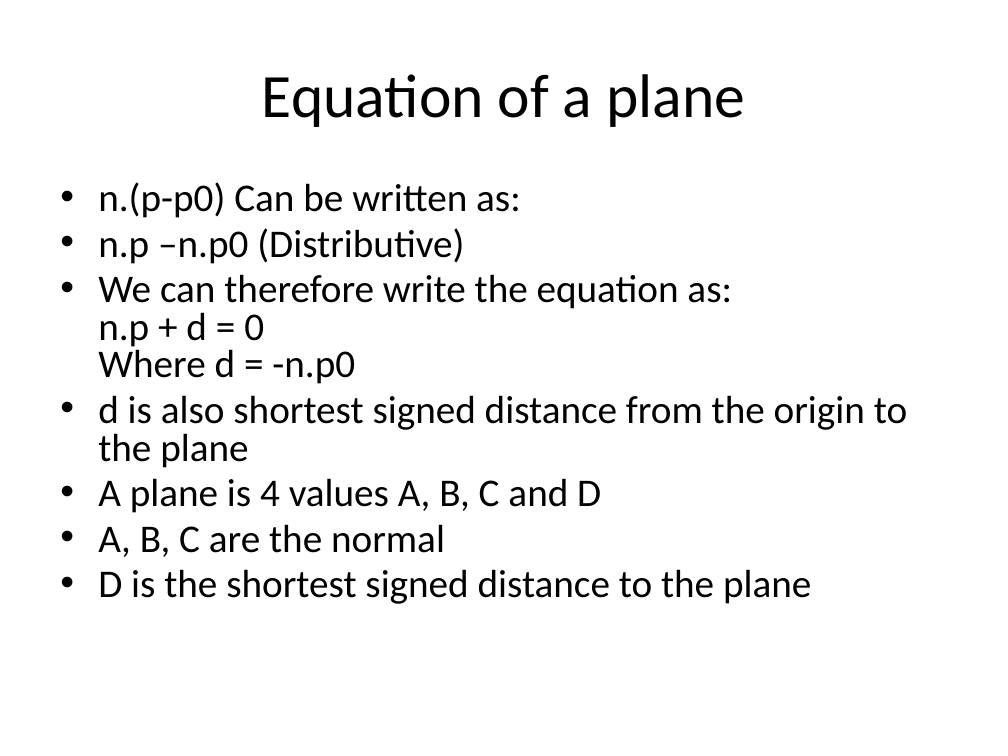
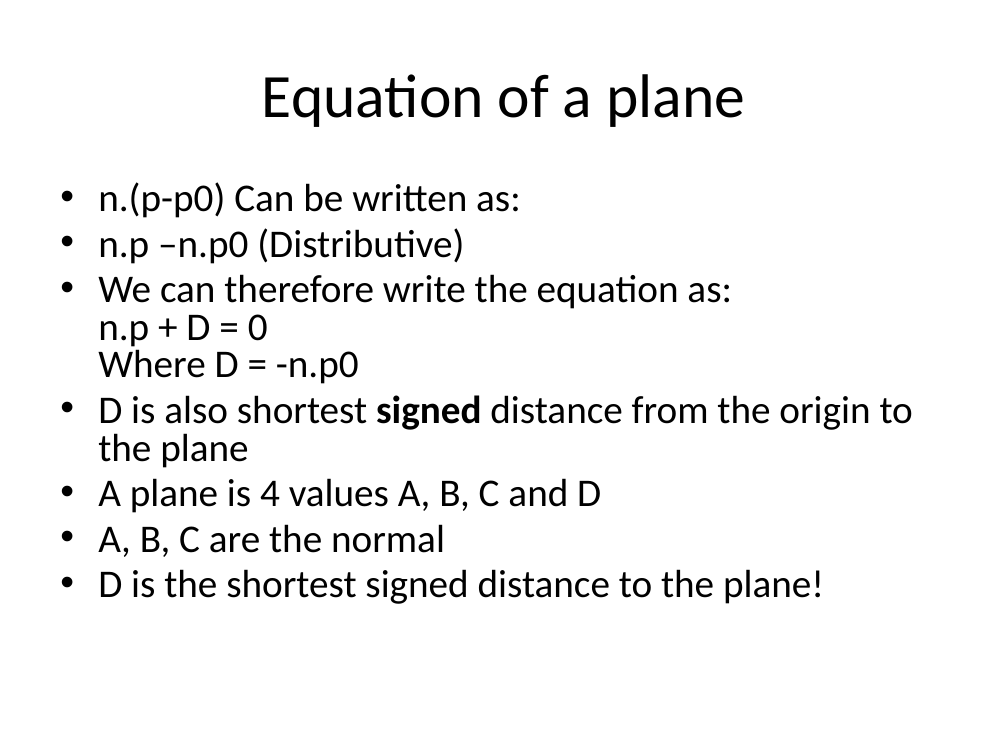
Before and after one commit to skooter500/UnitySteeringBehaviours, a slide deck: slide 25 of Lectures/Game AI 3.pptx. Drawn at 1008x756 pixels with LibreOffice and Linux fonts; fonts in the diff are those of the drawing; background and template pictures are left out. Boxes give left, top, right and bottom in pixels: in the first picture for what was removed or moved away, otherwise in the second. Text is boxed around its words. In the diff, an @@ line names an element or a change of style, - is before the commit and + after.

```diff
--- a/Lectures/Game AI 3.pptx
+++ b/Lectures/Game AI 3.pptx
@@ text at (98,274,913,468): text changed @@
-• We can therefore write the equation as:
-  n.p + d = 0
-  Where d = -n.p0
-• d is also shortest signed distance from the origin to the plane
+• We can therefore write the equation as:
+  n.p + D = 0
+  Where D = -n.p0
+• D is also shortest signed distance from the origin to the plane
@@ text at (98,569,824,604): text changed @@
-• D is the shortest signed distance to the plane
+• D is the shortest signed distance to the plane!
```
Also in this commit, not shown: 6 other slides changed, 15 slides added, 2 other files.
